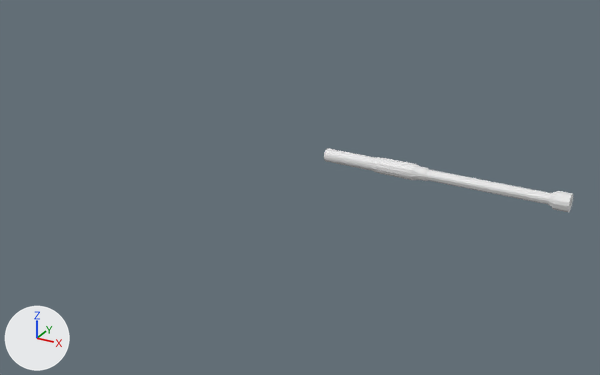
Renders of the Blender file SpieleProgSoSe2017/Assets/Meshes/Vehicles/blend/Tank_basicV2WithUVMaps.blend from each side of a commit.
Rendered twice from a 50 mm camera at (9.27, -15.51, 7.02) aimed at (0.81, -0.14, -0.66). Lighting does not change. The marker at lower left points along +X, +Y and +Z.

The older version as bpy lines, for what is in view:
```python
me_basemesh = bpy.data.meshes.new('BaseMesh')
me_basemesh.from_pydata(...)  # 233 vertices, 244 faces; spans x -2.0..2.0, y -4.13..3.6, z -0.64..0.3
me_cylinder = bpy.data.meshes.new('Cylinder')
me_cylinder.from_pydata(...)  # 236 vertices, 153 faces; spans x -1.25..1.28, y -1.24..1.27, z -1.0..8.31
me_turretbasemesh = bpy.data.meshes.new('TurretBaseMesh')
me_turretbasemesh.from_pydata(...)  # 60 vertices, 46 faces; spans x -1.5..1.5, y -3.01..1.92, z -0.27..0.86
me_wheels = bpy.data.meshes.new('Wheels')
me_wheels.from_pydata(...)  # 93 vertices, 64 faces; spans x -1.5..1.5, y -2.37..2.45, z -0.36..0.16
ob_base = bpy.data.objects.new('Base', me_basemesh)
ob_base.parent = ob_tank1
ob_base.location = (0.0, 0.391, -0.407)
ob_base.hide_viewport = True
ob_muzzle = bpy.data.objects.new('Muzzle', me_cylinder)
ob_muzzle.location = (2.0, 0.0, 0.21)
ob_muzzle.rotation_euler = (-1.57, 0.0, -1.571)  # degrees (-90, 0, -90)
ob_muzzle.scale = (0.149, 0.149, 0.575)
ob_turretbase = bpy.data.objects.new('TurretBase', me_turretbasemesh)
ob_turretbase.parent = ob_tank1
ob_turretbase.location = (0.0000587, -0.244, 0.00419)
ob_turretbase.hide_viewport = True
ob_wheels = bpy.data.objects.new('Wheels', me_wheels)
ob_wheels.parent = ob_tank1
ob_wheels.location = (0.0000587, 0.0914, -1.142)
ob_wheels.hide_viewport = True
```
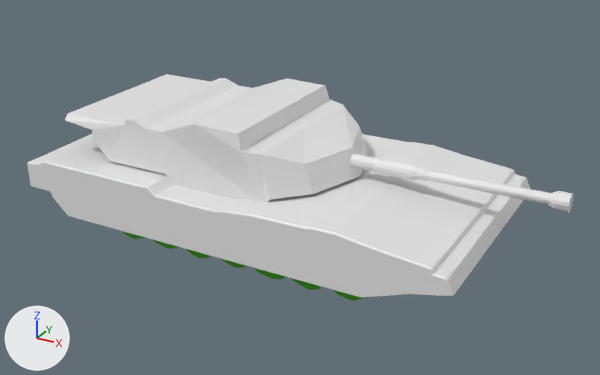
Pixel boxes (x1, y1, x2, y2) of what changed, in the pictures (600 x 375 px):
'Base', shown
    after: (27, 134, 530, 297)
'TurretBase', shown
    after: (65, 74, 367, 202)
'Wheels', shown (green)
    after: (122, 231, 365, 301)

The change, as a list of edits to the scene's bpy script:
```text
Change ob_wheels:
    remove ob_wheels.hide_viewport = True
Change ob_turretbase:
    remove ob_turretbase.hide_viewport = True
Change ob_base:
    remove ob_base.hide_viewport = True
```
